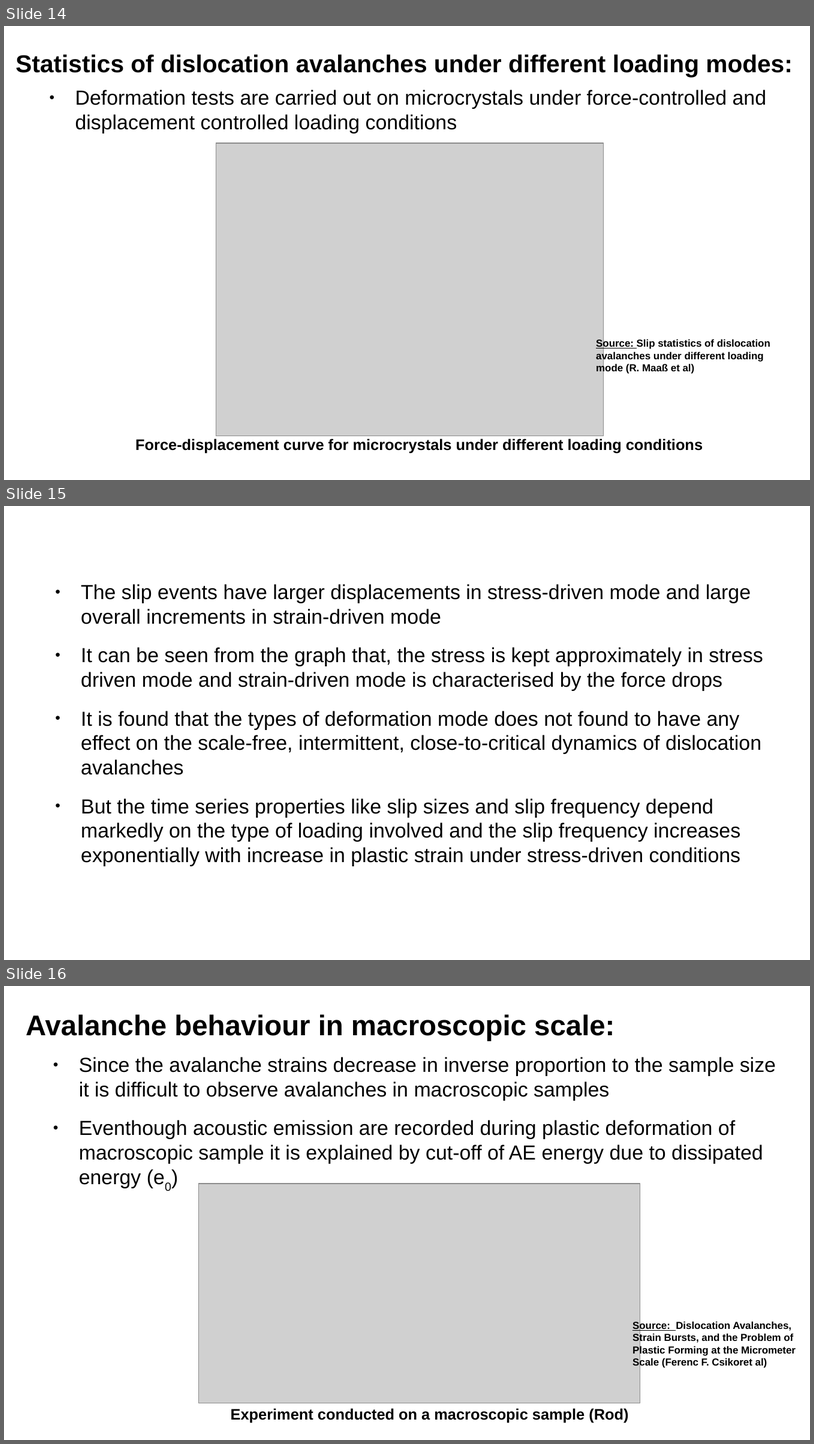
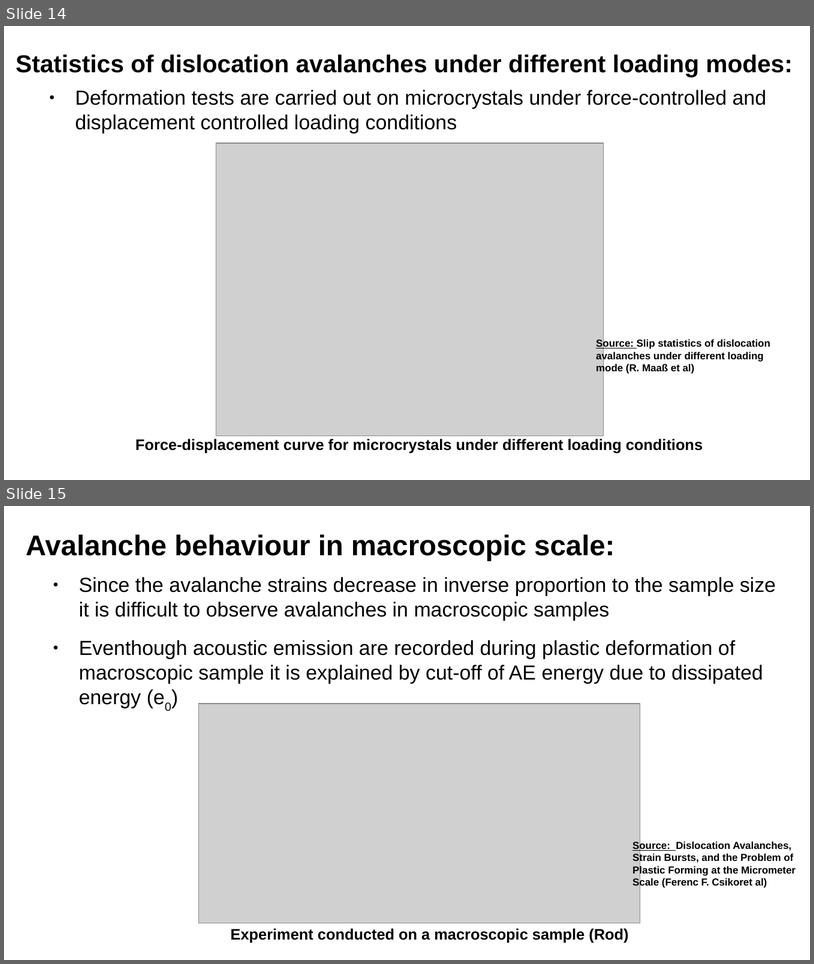
Before and after one commit to ARUN-PRAKASH-95/Journal-club, a slide deck: Presentation/Journalclub.odp. Shown one above the other, each under a label of ours: slides 14, 15 and 16 before the commit, slides 14 and 15 after it. The pictures are 814x1444 and 814x964 pixels, drawn with LibreOffice and Linux fonts; fonts in the diff are those of the drawing; grey boxes stand for pictures. Boxes give left, top, right and bottom in pixels: in the first picture for what was removed or moved away, otherwise in the second. Text is boxed around its words. In the diff, an @@ line names an element or a change of style, - is before the commit and + after.

```diff
--- a/Presentation/Journalclub.odp
+++ b/Presentation/Journalclub.odp
@@ slide 15 removed at box(4, 506, 810, 960), background #FFFFFF @@
@@ text removed at box(81, 584, 763, 866) @@
-● The slip events have larger displacements in stress-driven mode and large overall increments in strain-driven mode
-● It can be seen from the graph that, the stress is kept approximately in stress driven mode and strain-driven mode is characterised by the force drops
-● It is found that the types of deformation mode does not found to have any effect on the scale-free, intermittent, close-to-critical dynamics of dislocation avalanches
-● But the time series properties like slip sizes and slip frequency depend markedly on the type of loading involved and the slip frequency increases exponentially with increase in plastic strain under stress-driven conditions
@@ what was slide 16 is now slide 15 @@
```
Also in this commit, not shown: 3 slides changed, 1 other file.
